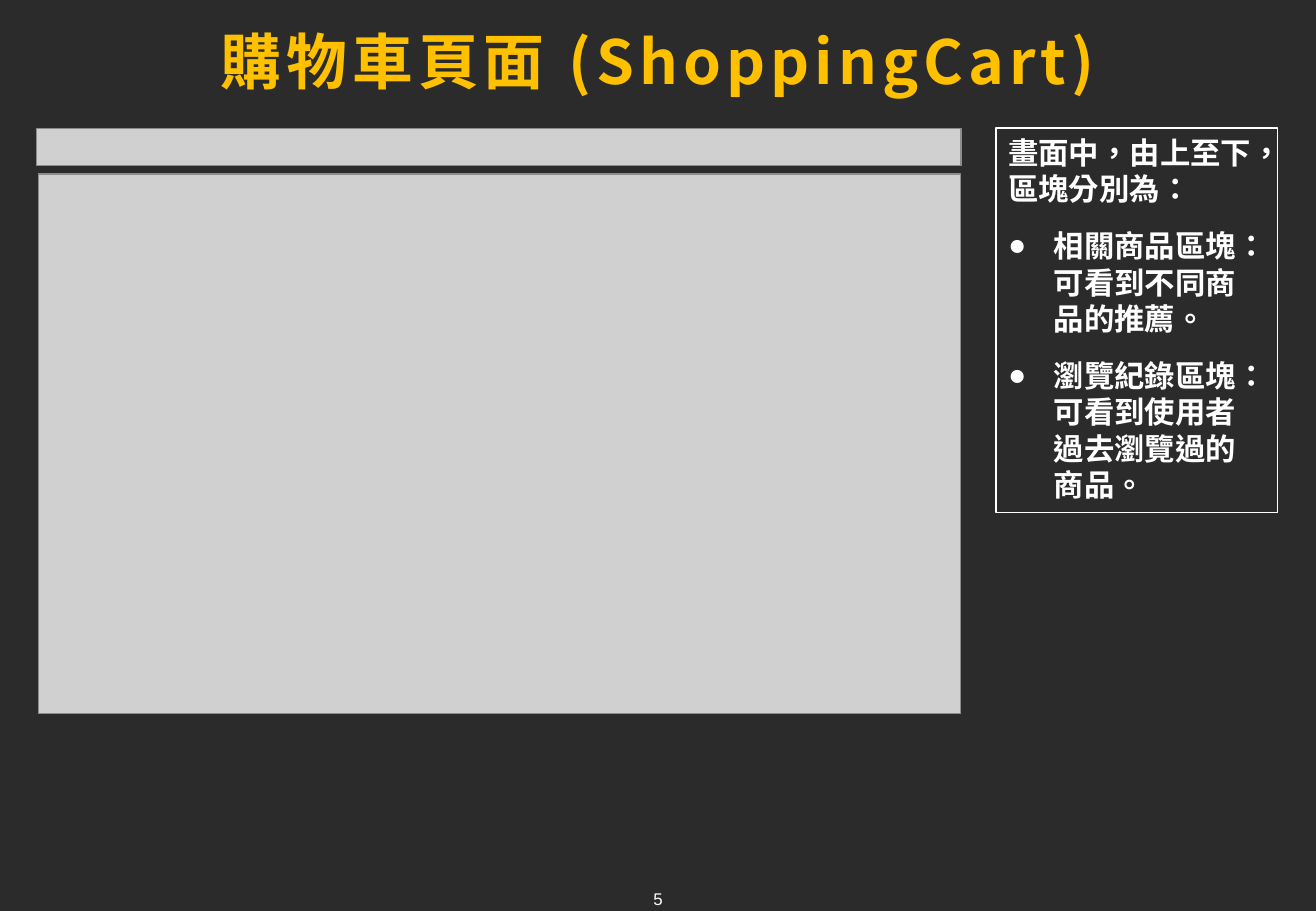
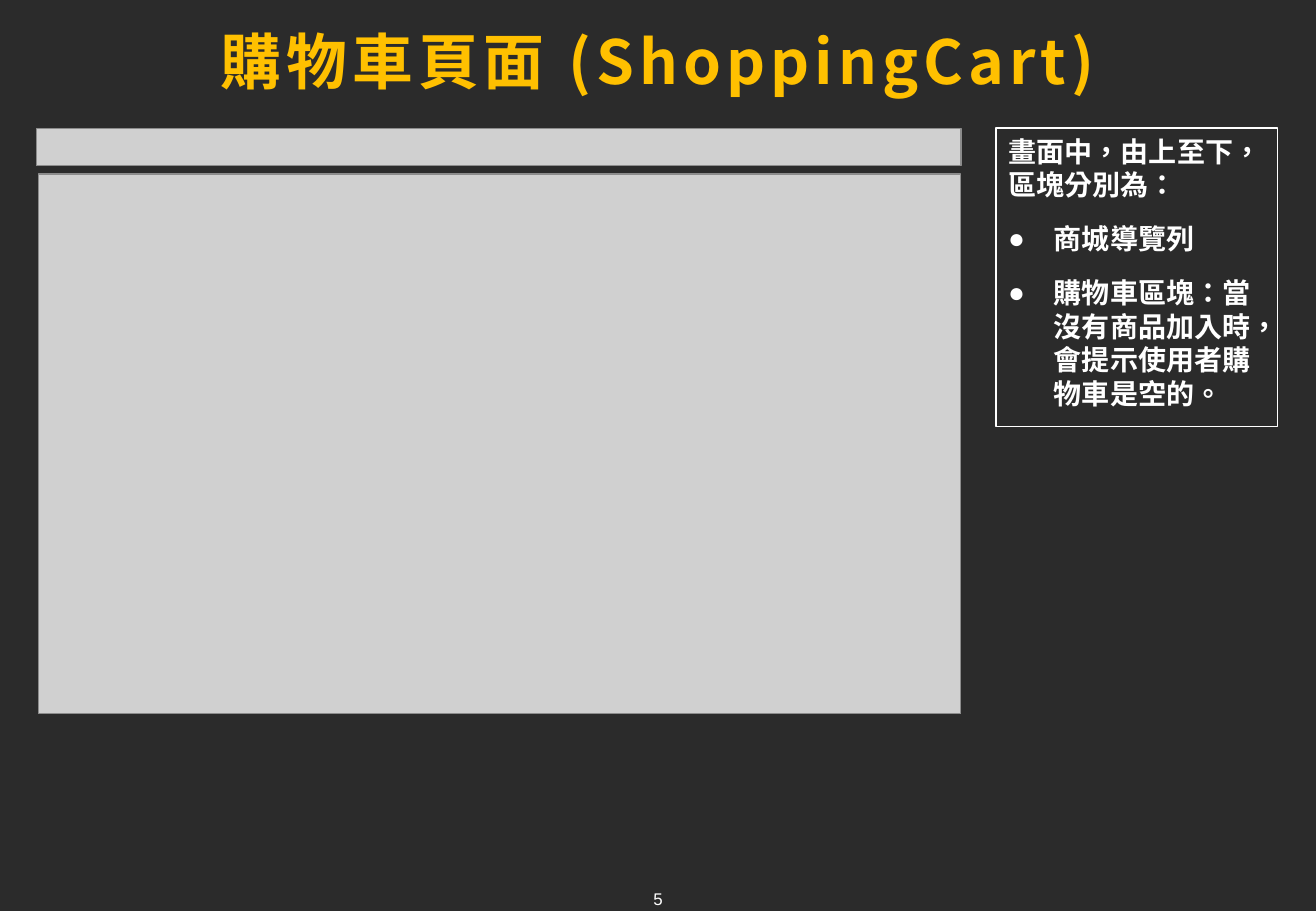
Before and after one commit to tim93009/FinalProject_GameForum, a slide deck: slide 5 of docs/ppt/chang.pptx. Drawn at 1316x911 pixels with LibreOffice and Linux fonts; fonts in the diff are those of the drawing; grey boxes stand for pictures; background and template pictures are left out; a plain dark background stands for a picture behind light text. Boxes give left, top, right and bottom in pixels: in the first picture for what was removed or moved away, otherwise in the second. Text is boxed around its words. In the diff, an @@ line names an element or a change of style, - is before the commit and + after.

```diff
--- a/docs/ppt/chang.pptx
+++ b/docs/ppt/chang.pptx
@@ rectangle "畫面中，由上至下，區塊分別為：": place and size @@
-rectangle "畫面中，由上至下，區塊分別為：" at <box>996,128,1278,513</box>
+rectangle "畫面中，由上至下，區塊分別為：" at <box>996,128,1278,427</box>
@@ text in rectangle at <box>1008,138,1261,198</box>: size 18 to 16.6 pt in "畫面中，由上至下，區塊分別為：" @@
@@ text in rectangle at <box>1054,225,1279,407</box>: text changed; size 18 to 16.6 pt @@
-● 相關商品區塊：可看到不同商品的推薦。
-● 瀏覽紀錄區塊：可看到使用者過去瀏覽過的商品。
+● 商城導覽列
+● 購物車區塊：當沒有商品加入時，會提示使用者購物車是空的。
```
Also in this commit, not shown: 5 other slides changed.
